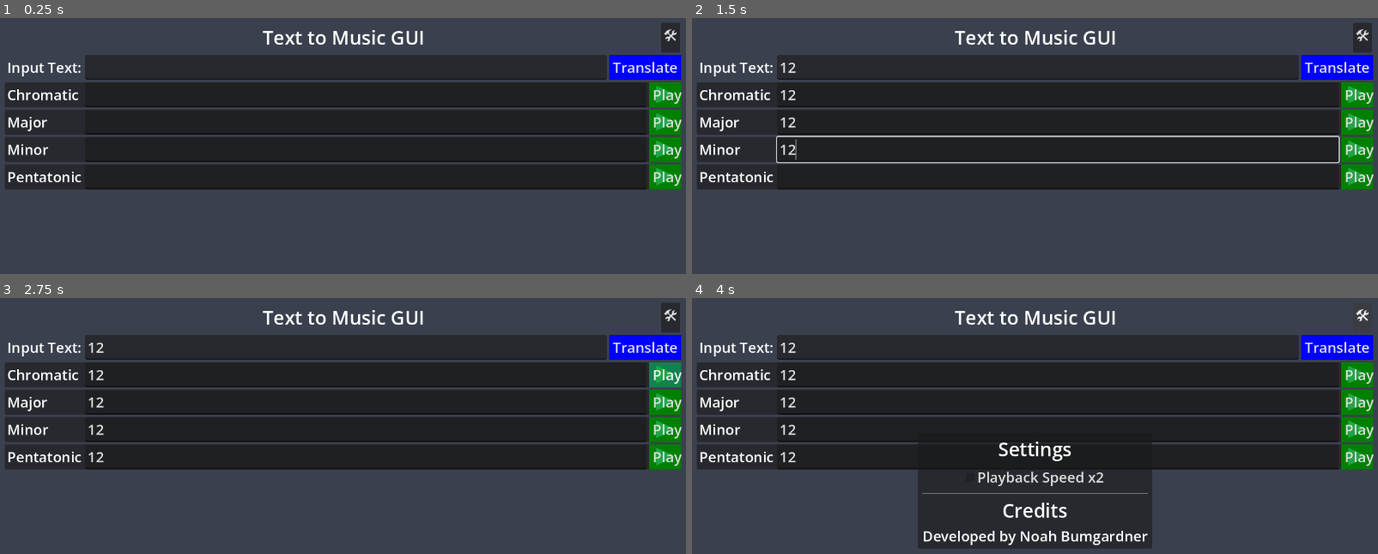
Above: before the commit, frames 1-4 (two rows, left to right).
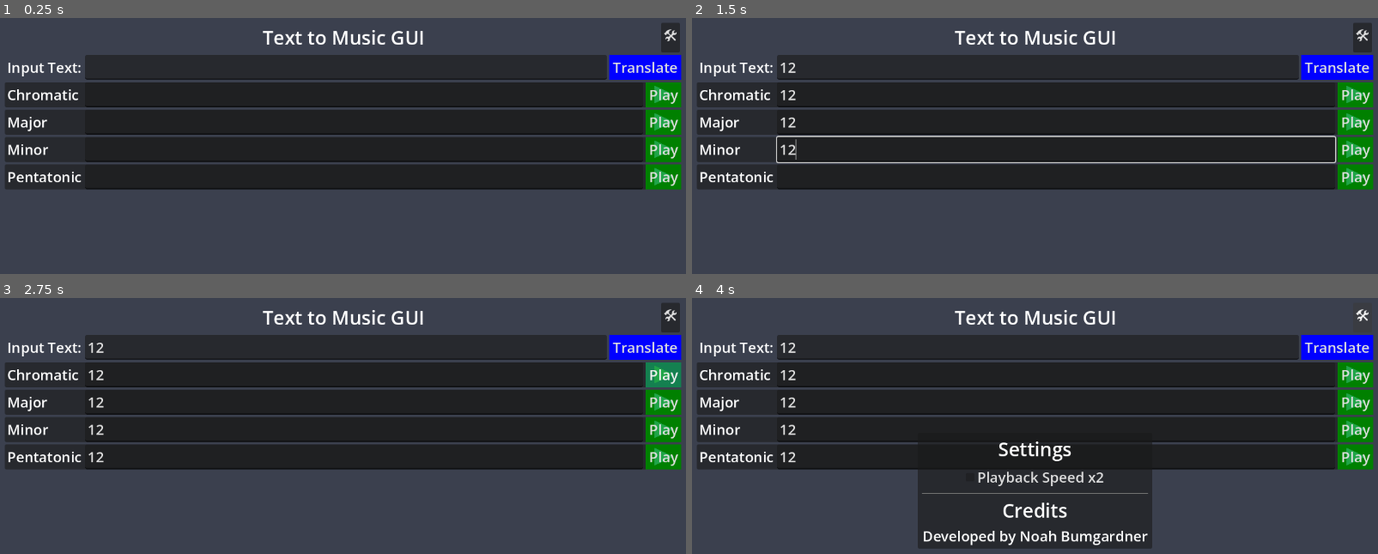
Above: after the commit, the same moments.

Repository: NBumgardner/text-to-music-gui-2015
Game: Godot game, scene res://scenes/text_to_music_gui/text_to_music_gui.tscn
Same seed, same stepped clock (60 frames per second), same inputs: the game is played once before the commit and once after it.
Inputs (mouse positions are in pixels of both pictures, inside the frame that each line leads up to):
- Up to frame 1 (0.25 s): no input
- Up to frame 2 (1.5 s): click (1035, 66) at 0.52 s; type "12" at 0.6 s; click (1055, 94) at 0.75 s; type "12" at 0.83 s; click (1055, 122) at 0.98 s; type "12" at 1.07 s; click (1055, 148) at 1.27 s; type "12" at 1.35 s
- Up to frame 3 (2.75 s): click (363, 456) at 1.5 s; type "12" at 1.58 s; click "Play" at 2 s
- Up to frame 4 (4 s): click "Play" at 2.75 s; click "🛠" at 3.5 s

The runs differ from the first frame. In frame 1, 0.8% of the frame differs, in the area x 93-100%, y 25-68%; in frame 2, 0.8%; in frame 3, 0.8%; in frame 4, 0.8%.

Commit message:
Restore Trailing Space in Play Buttons

Diff:
--- a/v2-godot/scenes/scaled_solfege_player/scaled_solfege_player.tscn
+++ b/v2-godot/scenes/scaled_solfege_player/scaled_solfege_player.tscn
@@ -39,7 +39,7 @@
 [node name="Button" type="Button" parent="HBoxContainer" unique_id=217465911]
 layout_mode = 2
 theme_override_constants/icon_max_width = 30
-text = " Play"
+text = " Play "
 icon = ExtResource("5_dqj3a")
 icon_alignment = 1
 
